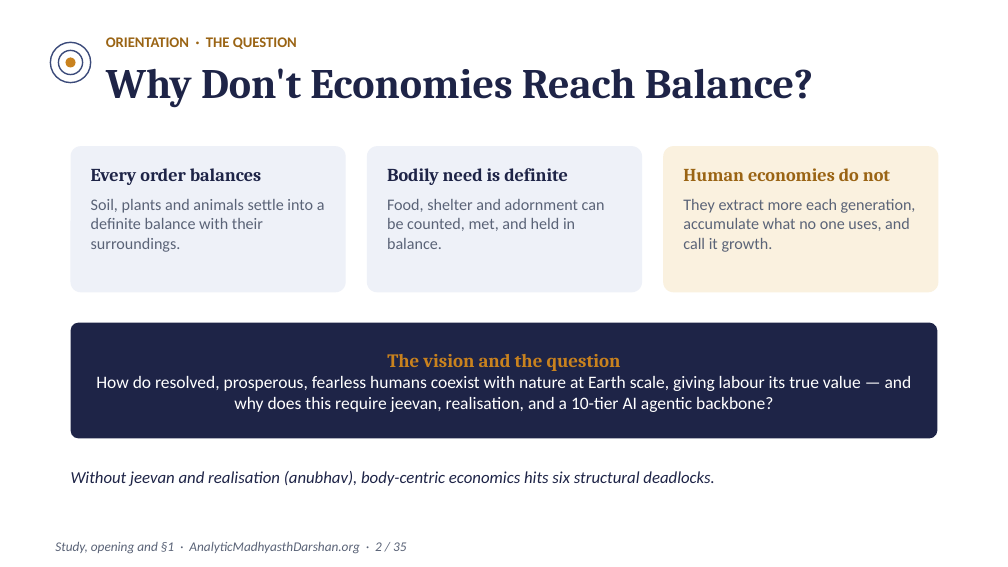
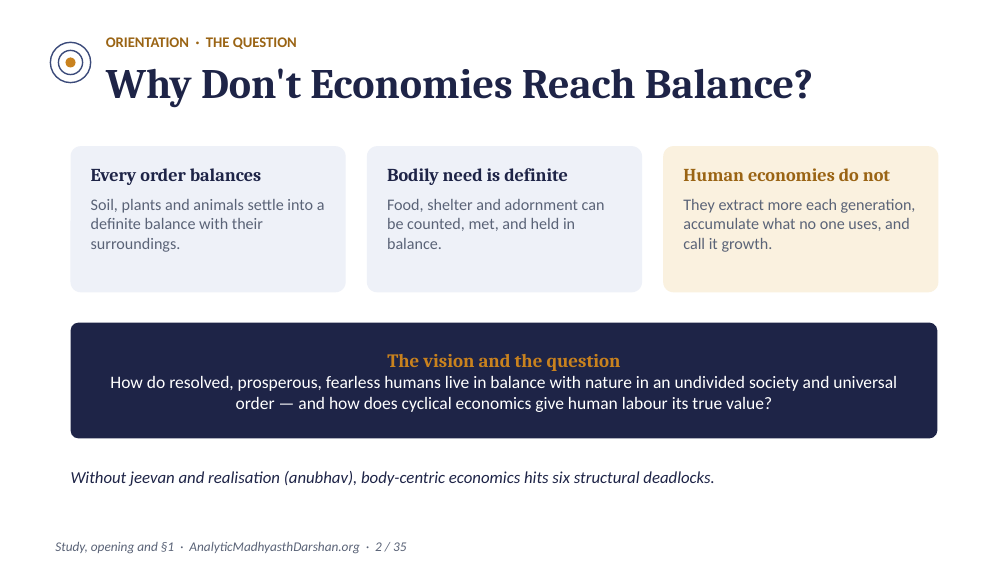
Before and after one commit to raghavamohan/AnalyticMadhyasthDarshan, a slide deck: slide 2 of Studies/Prosperity-Economics-And-Right-Use/Prosperity-Economics-And-Right-Use-Madhyasth-Darshan.pptx. Drawn at 1008x567 pixels with LibreOffice and Linux fonts; fonts in the diff are those of the drawing. Boxes give left, top, right and bottom in pixels: in the first picture for what was removed or moved away, otherwise in the second. Text is boxed around its words. In the diff, an @@ line names an element or a change of style, - is before the commit and + after.

Commit message:
Refine Prosperity Economics and Right Use flow, prose, and companion decks

```diff
--- a/Studies/Prosperity-Economics-And-Right-Use/Prosperity-Economics-And-Right-Use-Madhyasth-Darshan.pptx
+++ b/Studies/Prosperity-Economics-And-Right-Use/Prosperity-Economics-And-Right-Use-Madhyasth-Darshan.pptx
@@ text at bbox=[110, 376, 897, 412]: text changed @@
-How do resolved, prosperous, fearless humans coexist with nature at Earth scale, giving labour its true value — and why does this require jeevan, realisation, and a 10-tier AI agentic backbone?
+How do resolved, prosperous, fearless humans live in balance with nature in an undivided society and universal order — and how does cyclical economics give human labour its true value?
```
Also in this commit, not shown: 15 other slides changed, 15 other files.
